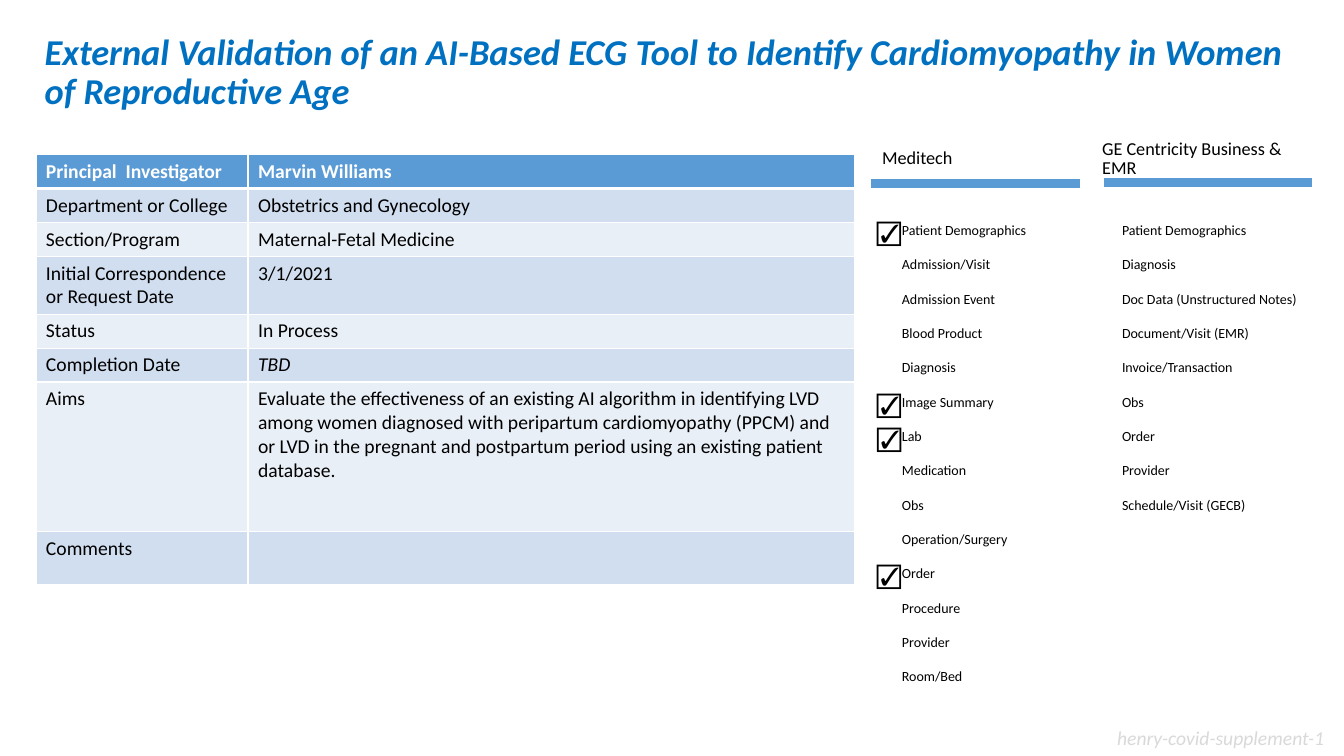
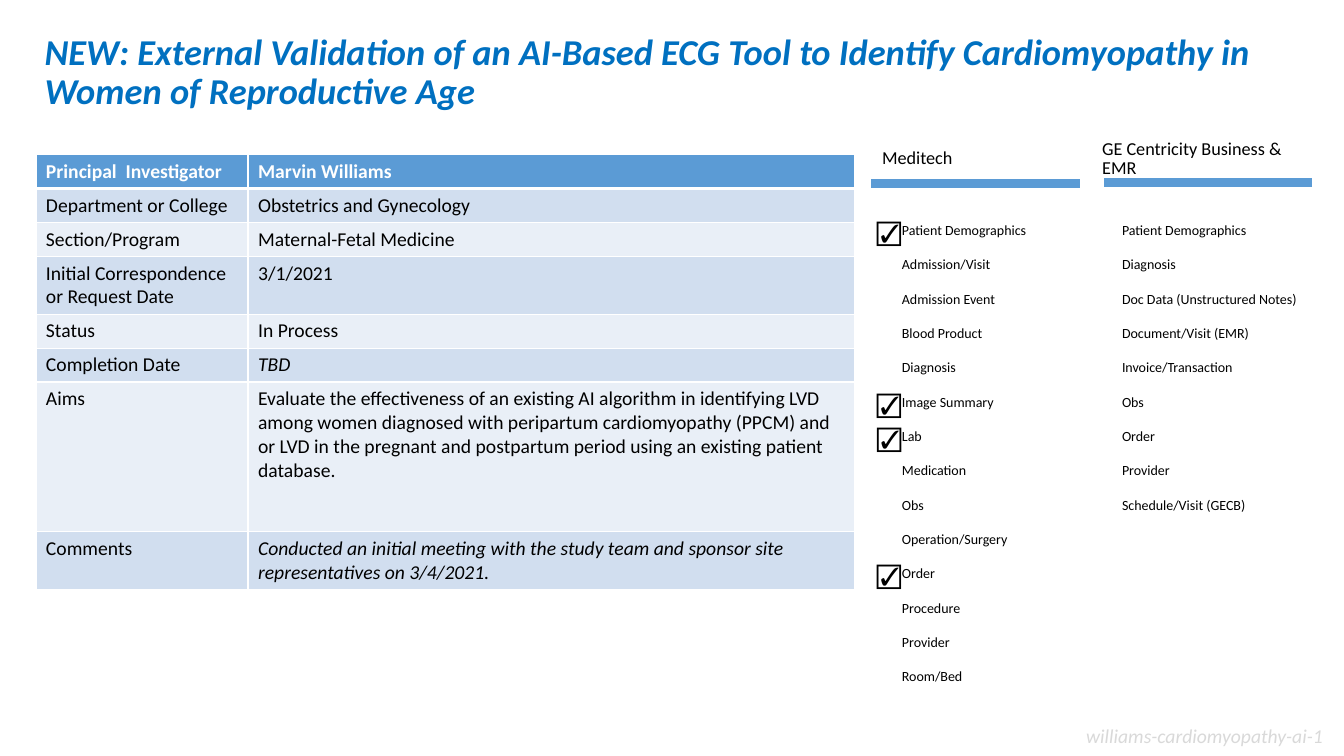
Before and after one commit to OuhscBbmc/prairie-outpost-public, a slide deck: slide 35 of publications/presentation-2021-03-aac/crdw-2021-03.pptx (slide 34 before the commit). Drawn at 1344x756 pixels with LibreOffice and Linux fonts; fonts in the diff are those of the drawing. Boxes give left, top, right and bottom in pixels: in the first picture for what was removed or moved away, otherwise in the second. Text is boxed around its words. In the diff, an @@ line names an element or a change of style, - is before the commit and + after.

Commit message:
updated slides for meeting on 2021-03-10

```diff
--- a/publications/presentation-2021-03-aac/crdw-2021-03.pptx
+++ b/publications/presentation-2021-03-aac/crdw-2021-03.pptx
@@ title at [45, 39, 1249, 110]: text changed @@
-External Validation of an AI-Based ECG Tool to Identify Cardiomyopathy in Women of Reproductive Age
+NEW: External Validation of an AI-Based ECG Tool to Identify Cardiomyopathy in Women of Reproductive Age
@@ table at [36, 154, 854, 586] @@
-row 8, column 2: 
+row 8, column 2: Conducted an initial meeting with the study team and sponsor site representatives on 3/4/2021.
@@ text at [1086, 725, 1323, 749]: text changed @@
-henry-covid-supplement-1
+williams-cardiomyopathy-ai-1
```
Also in this commit, not shown: 16 other slides changed, 3 slides added.
